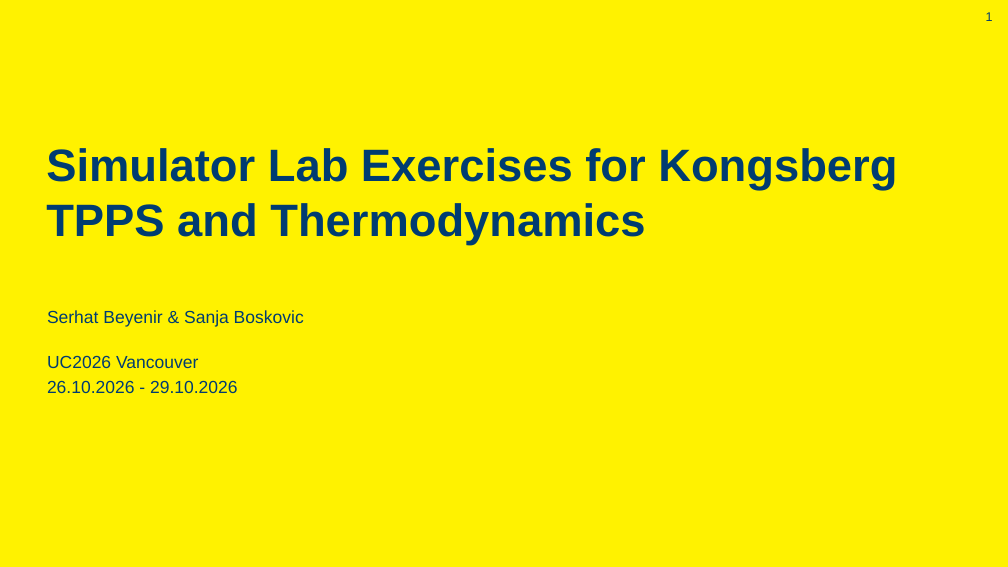
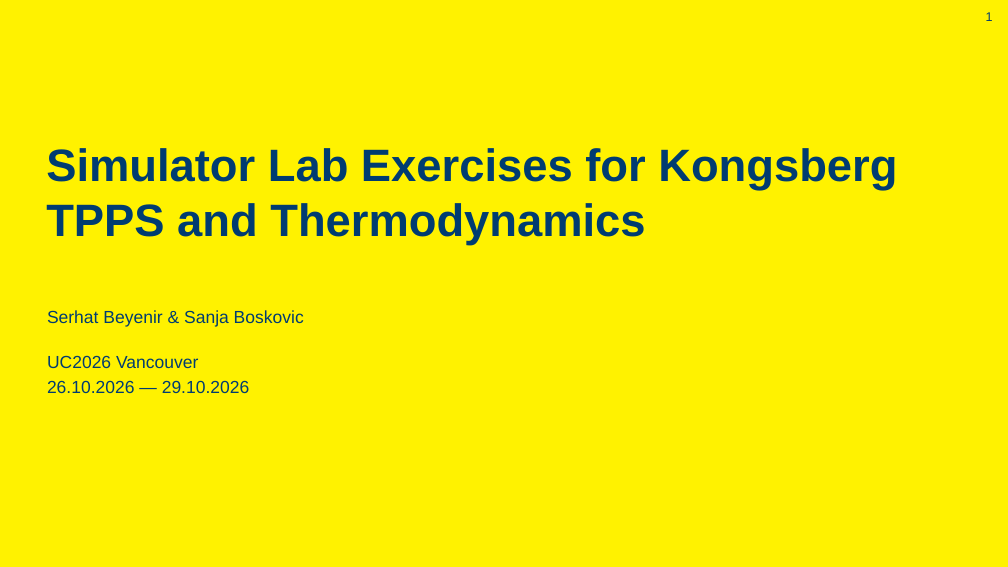
Before and after one commit to volumen25/simlabs, a slide deck: slide 1 of UC2026_simlabs_draft.pptx. Drawn at 1008x567 pixels with LibreOffice and Linux fonts; fonts in the diff are those of the drawing; background and template pictures are left out. Boxes give left, top, right and bottom in pixels: in the first picture for what was removed or moved away, otherwise in the second. Text is boxed around its words. In the diff, an @@ line names an element or a change of style, - is before the commit and + after.

```diff
--- a/UC2026_simlabs_draft.pptx
+++ b/UC2026_simlabs_draft.pptx
@@ text at (47, 380, 250, 393): text changed @@
-26.10.2026 - 29.10.2026
+26.10.2026 — 29.10.2026
```
Also in this commit, not shown: 2 other files.
